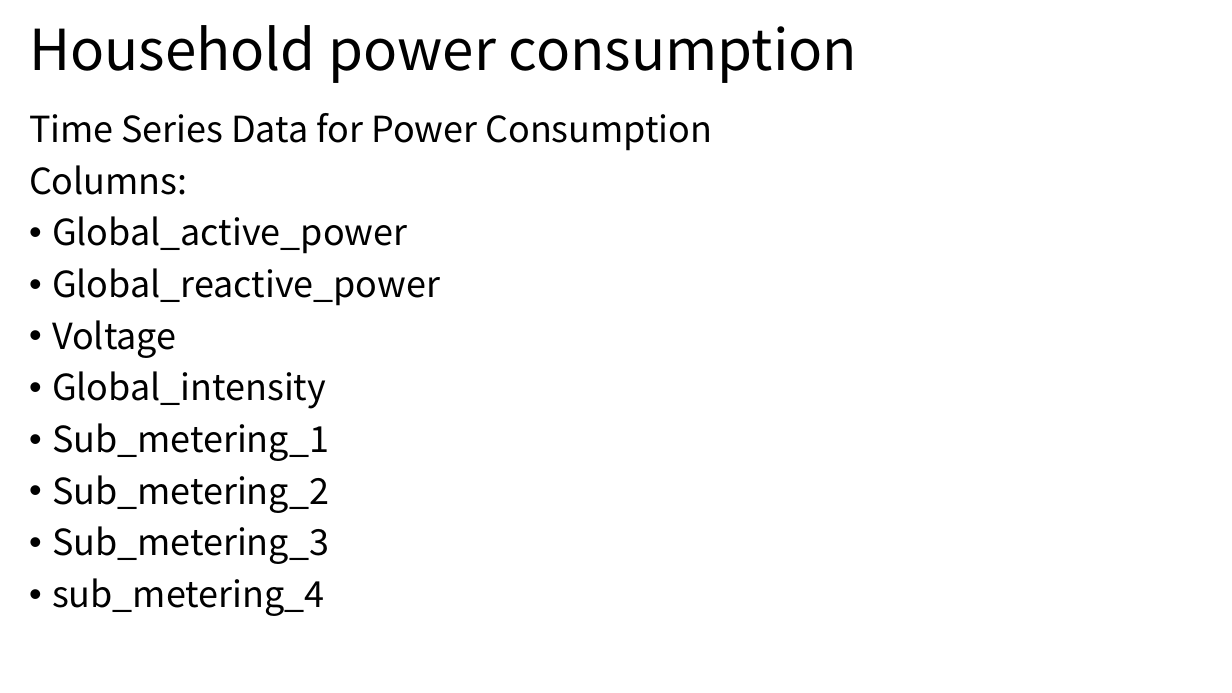
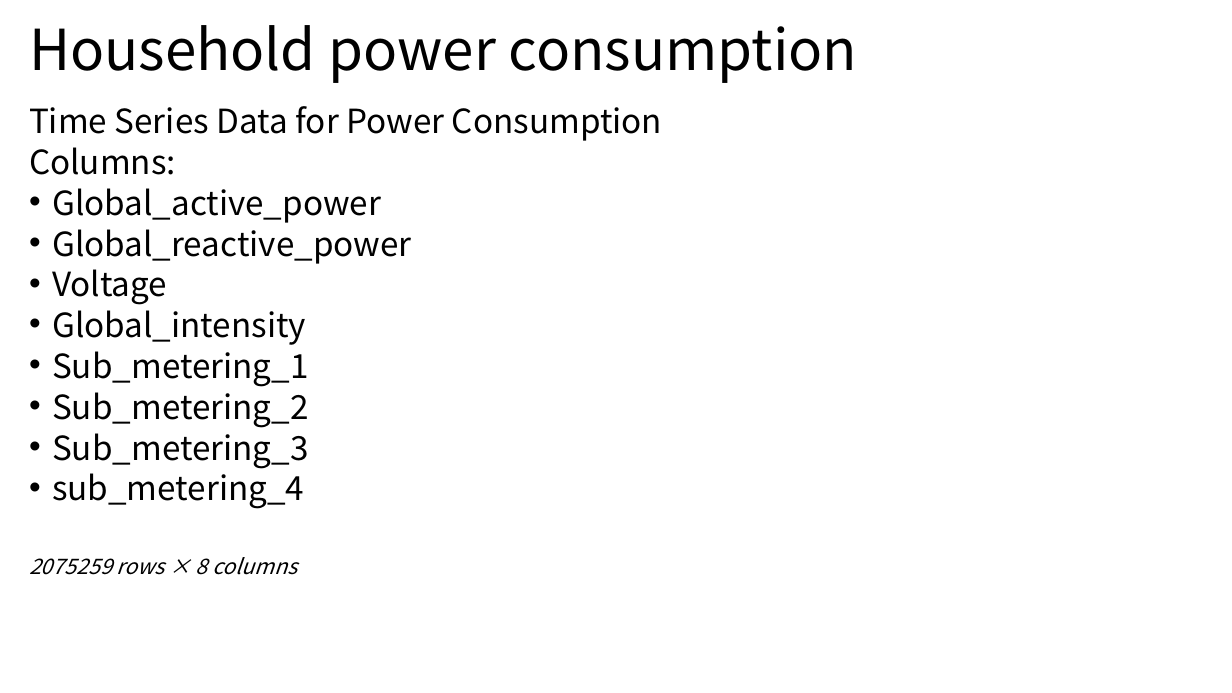
Before and after one commit to gitwetguy/Household_power_prediction, a slide deck: slide 2 of Household_power_prediction.pptx. Drawn at 1232x693 pixels with LibreOffice and Linux fonts; fonts in the diff are those of the drawing. Boxes give left, top, right and bottom in pixels: in the first picture for what was removed or moved away, otherwise in the second. Text is boxed around its words. In the diff, an @@ line names an element or a change of style, - is before the commit and + after.

Commit message:
edit PPT

```diff
--- a/Household_power_prediction.pptx
+++ b/Household_power_prediction.pptx
@@ text at [29, 106, 662, 509]: size 28 to 25.9 pt in "Time Series Data for Power Consumption", "Columns:", "Global_active_power", "Global_reactive_power" and 6 more places; line spacing 0.9 to 0.7 @@
@@ text at [29, 557, 298, 575]: paragraph added @@
+2075259 rows × 8 columns
```
Also in this commit, not shown: 4 slides added, 2 slides removed, 2 other files.
